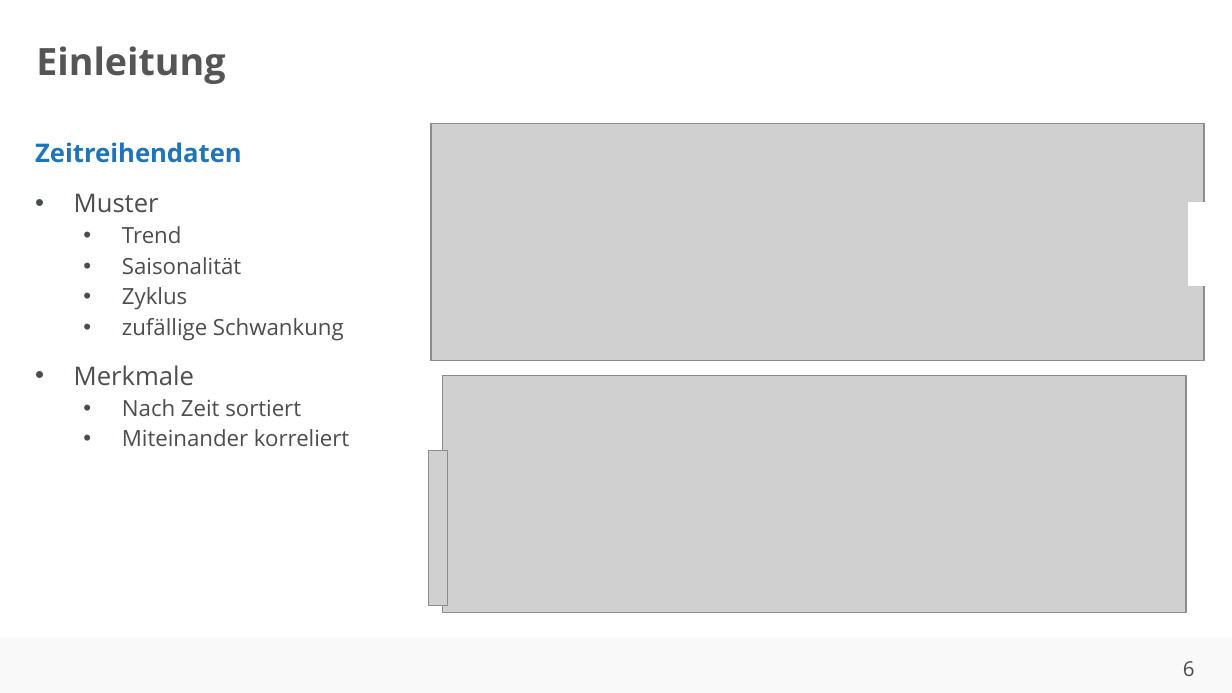
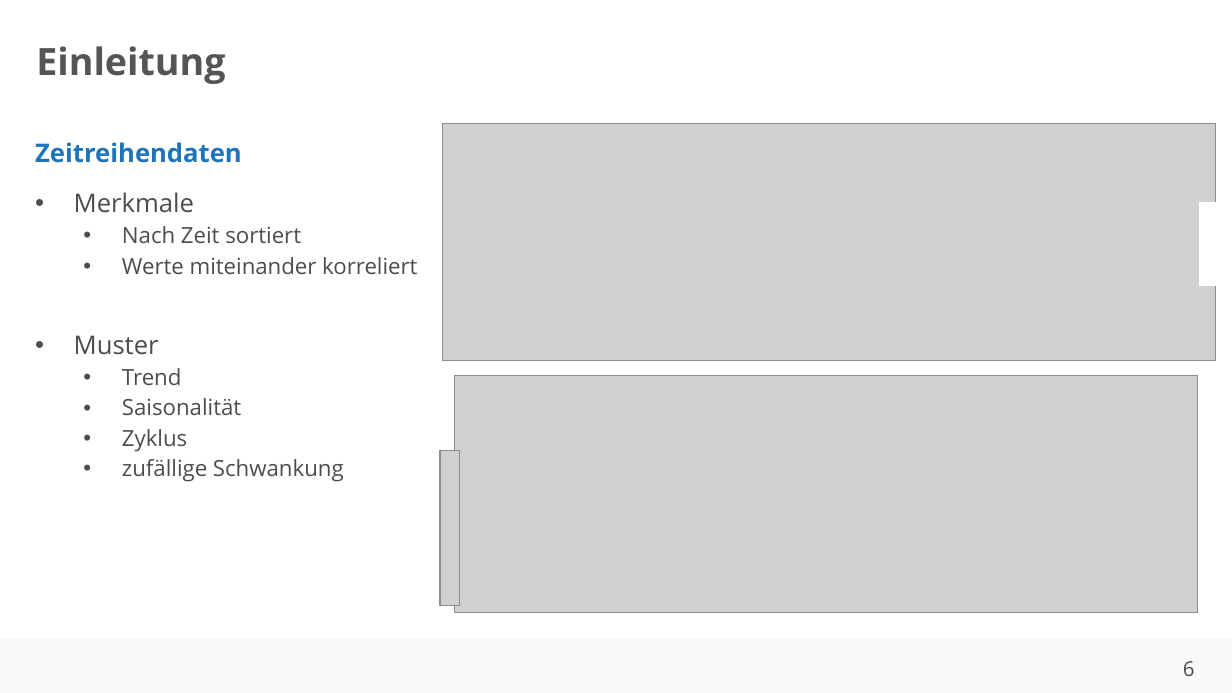
Before and after one commit to ahndavin/Abschlussarbeit_Bachelor, a slide deck: slide 6 of Kolloquium/Kolloquium.pptx. Drawn at 1232x693 pixels with LibreOffice and Linux fonts; fonts in the diff are those of the drawing; grey boxes stand for pictures; background and template pictures are left out. Boxes give left, top, right and bottom in pixels: in the first picture for what was removed or moved away, otherwise in the second. Text is boxed around its words. In the diff, an @@ line names an element or a change of style, - is before the commit and + after.

Commit message:
update

```diff
--- a/Kolloquium/Kolloquium.pptx
+++ b/Kolloquium/Kolloquium.pptx
@@ text at <box>74,192,417,274</box>: paragraphs added @@
+• Merkmale
+  • Nach Zeit sortiert
+  • Werte miteinander korreliert
@@ 2 pictures, 1 rectangle: place and size @@
-2 pictures, 1 rectangle at <box>429,124,1220,606</box>
+2 pictures, 1 rectangle at <box>440,124,1231,606</box>
@@ text at <box>74,365,349,446</box>: paragraphs removed @@
-• Merkmale
-  • Nach Zeit sortiert
-  • Miteinander korreliert
@@ picture: place and size @@
-picture at <box>442,376,1185,612</box>
+picture at <box>455,376,1198,612</box>
```
Also in this commit, not shown: 2 other slides changed, 1 slide added.
